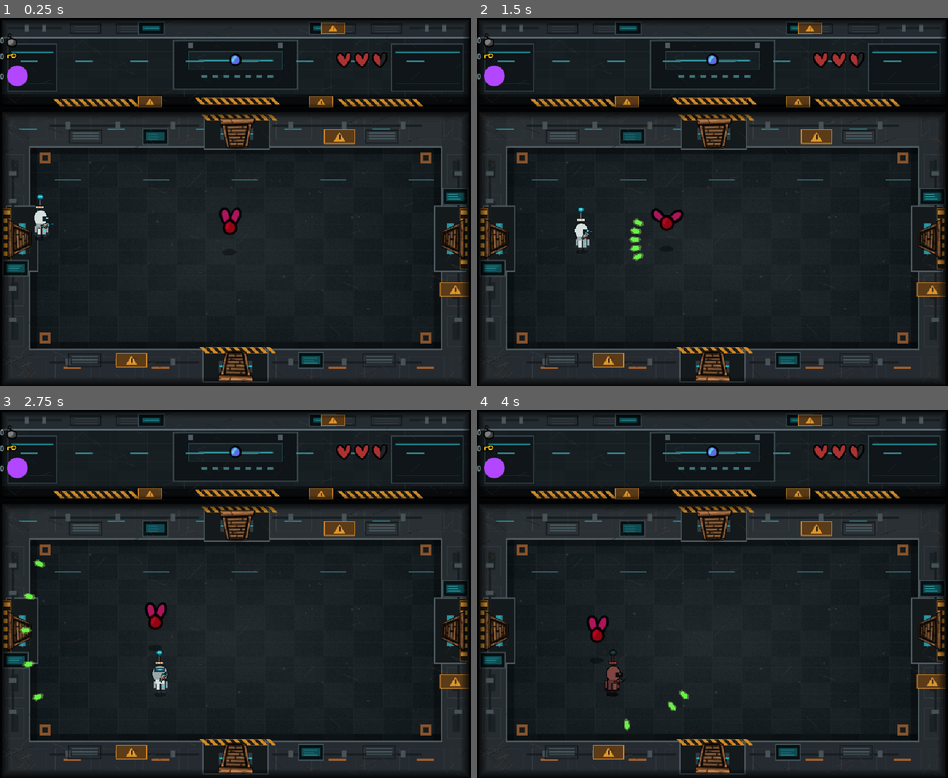
Above: before the commit, frames 1-4 (two rows, left to right).
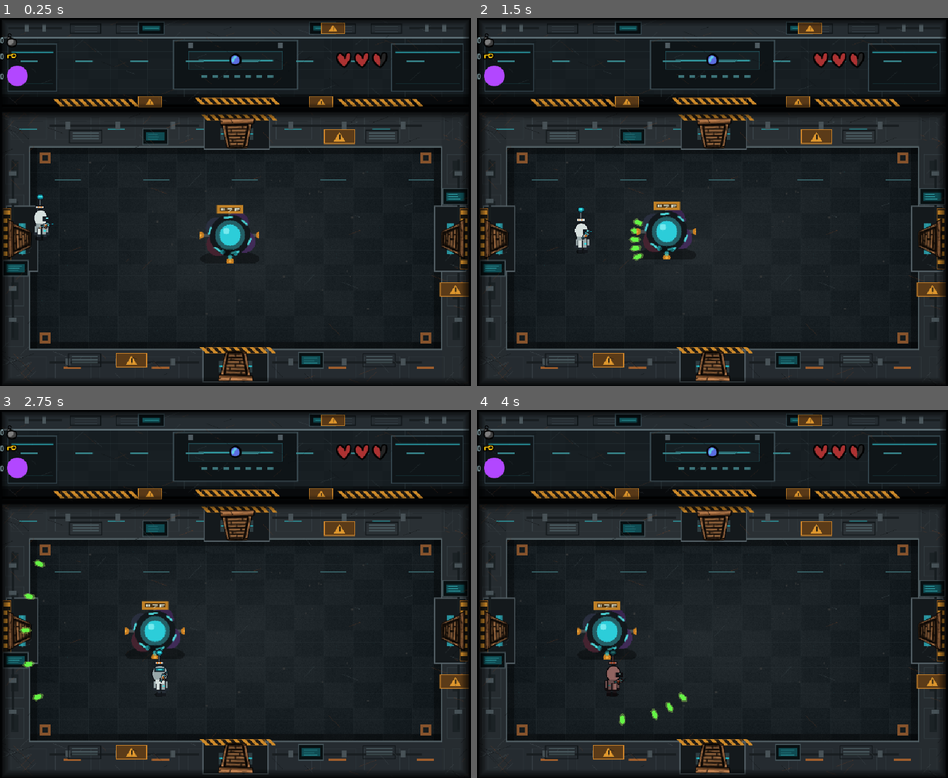
Above: after the commit, the same moments.

Repository: sjdcwejf/abandoned-lab-roguelite
Game: Godot game, scene res://tiny_wizard/room/room_types/lab_boss_room.tscn
Same seed, same stepped clock (60 frames per second), same inputs: the game is played once before the commit and once after it. This scene is started directly instead of the project's main scene.
Inputs (mouse positions are in pixels of both pictures, inside the frame that each line leads up to):
- Up to frame 1 (0.25 s): no input
- Up to frame 2 (1.5 s): tap Enter at 0.5 s; move the mouse to (816, 183) at 0.52 s; hold D (player_right) 0.53-1.28 s; tap E (drop_bomb) at 0.6 s; move the mouse to (618, 220) at 1.27 s; hold S (player_down) from 1.28 s (still down); click (618, 220) at 1.35 s
- Up to frame 3 (2.75 s): move the mouse to (282, 513) at 2.02 s; release S (player_down) at 2.03 s; hold D (player_right) from 2.03 s (still down); tap F (interact) at 2.1 s
- Up to frame 4 (4 s): move the mouse to (688, 667) at 2.77 s; release D (player_right) at 2.78 s; hold Up (player_shoot_up) 2.78-3.53 s; right-click (688, 667) at 2.85 s; move the mouse to (853, 649) at 3.52 s; hold A (player_left) from 3.53 s (still down); tap E (drop_bomb) at 3.6 s

The runs differ from the first frame. In frame 1, 0.9% of the frame differs, in the area x 42-55%, y 50-67%; in frame 2, 1.0%; in frame 3, 0.9%; in frame 4, 1.2%, in the area x 21-45%, y 52-88%.

Commit message:
Fix enemy body hitboxes

Diff:
--- a/tiny_wizard/enemies/black_fly/black_fly.tscn
+++ b/tiny_wizard/enemies/black_fly/black_fly.tscn
@@ -2,7 +2,7 @@
 
 [ext_resource type="PackedScene" uid="uid://ckan5lwiqvq2a" path="res://top-down-shooter-core/character/character.tscn" id="1_5wxj1"]
 [ext_resource type="Script" path="res://top-down-shooter-core/character/character_stats/character_stats.gd" id="2_72r4n"]
-[ext_resource type="Texture2D" uid="uid://b407xmjgfwcb6" path="res://tiny_wizard/assets/placeholder_art/fly.png" id="2_blmnv"]
+[ext_resource type="Texture2D" path="res://tiny_wizard/assets/art/enemies/leaking_floater_sheet.png" id="2_blmnv"]
 [ext_resource type="Script" path="res://tiny_wizard/enemies/black_fly/Visual.gd" id="2_w4t8f"]
 [ext_resource type="Texture2D" uid="uid://cjjugml0purnn" path="res://tiny_wizard/assets/placeholder_art/shadow.png" id="3_m8u5l"]
 [ext_resource type="Script" path="res://top-down-shooter-core/character/character_stats/physics_stats.gd" id="3_x7s4q"]
@@ -49,7 +49,7 @@
 radius = 15.0923
 
 [sub_resource type="CircleShape2D" id="CircleShape2D_6gp4s"]
-radius = 7.0
+radius = 18.0
 
 [node name="BlackFly" instance=ExtResource("1_5wxj1")]
 process_mode = 4
@@ -82,4 +82,5 @@
 script = ExtResource("7_g1frr")
 
 [node name="CollisionShape2D" type="CollisionShape2D" parent="." index="2"]
+position = Vector2(0, -52)
 shape = SubResource("CircleShape2D_6gp4s")
--- /dev/null
+++ b/tiny_wizard/enemies/red_fly/crawler_visual.gd
@@ -0,0 +1,24 @@
+extends QuiverCharacterVisual
+
+
+@export var grounded_sprite_y := -30.0
+@export var tread_shake := 0.8
+@export var body_shake := 0.45
+
+var _time := 0.0
+
+@onready var animated_sprite: AnimatedSprite2D = $AnimatedSprite2D
+
+
+func update_visual(action: QuiverCharacterAction) -> void:
+	var delta := get_physics_process_delta_time()
+	_time += delta
+
+	animated_sprite.rotation = 0.0
+	if action.moving_direction.length() > 0.01:
+		animated_sprite.position = Vector2(
+			sin(_time * 36.0) * body_shake,
+			grounded_sprite_y + sin(_time * 28.0) * tread_shake
+		)
+	else:
+		animated_sprite.position = Vector2(0.0, grounded_sprite_y)
--- a/tiny_wizard/enemies/red_fly/red_fly.tscn
+++ b/tiny_wizard/enemies/red_fly/red_fly.tscn
@@ -2,10 +2,10 @@
 
 [ext_resource type="PackedScene" uid="uid://ckan5lwiqvq2a" path="res://top-down-shooter-core/character/character.tscn" id="1_5wxj1"]
 [ext_resource type="Script" path="res://top-down-shooter-core/character/character_stats/character_stats.gd" id="2_72r4n"]
-[ext_resource type="Script" path="res://tiny_wizard/enemies/black_fly/Visual.gd" id="2_w4t8f"]
+[ext_resource type="Script" path="res://tiny_wizard/enemies/red_fly/crawler_visual.gd" id="2_w4t8f"]
 [ext_resource type="Script" path="res://top-down-shooter-core/character/character_stats/physics_stats.gd" id="3_acbgk"]
 [ext_resource type="Texture2D" uid="uid://cjjugml0purnn" path="res://tiny_wizard/assets/placeholder_art/shadow.png" id="3_m8u5l"]
-[ext_resource type="Texture2D" uid="uid://c20wpkdou740u" path="res://tiny_wizard/assets/placeholder_art/red_fly.png" id="5_sbtwb"]
+[ext_resource type="Texture2D" path="res://tiny_wizard/assets/art/enemies/maintenance_crawler_sheet.png" id="5_sbtwb"]
 [ext_resource type="Script" path="res://tiny_wizard/enemies/red_fly/red_fly_behavior.gd" id="7_a27uj"]
 [ext_resource type="PackedScene" uid="uid://c81dr52jie1dv" path="res://tiny_wizard/enemies/red_fly/red_fly_weapon.tscn" id="7_g7bvv"]
 [ext_resource type="PackedScene" uid="uid://cbx5e1m0wvfyn" path="res://top-down-shooter-core/character/behavior/behavior_modules/player_detector.tscn" id="8_8aefy"]
@@ -53,7 +53,7 @@
 radius = 253.333
 
 [sub_resource type="CircleShape2D" id="CircleShape2D_6gp4s"]
-radius = 7.0
+radius = 16.0
 
 [node name="RedFly" instance=ExtResource("1_5wxj1")]
 process_mode = 4
@@ -69,7 +69,7 @@
 script = ExtResource("2_w4t8f")
 
 [node name="AnimatedSprite2D" type="AnimatedSprite2D" parent="Visual" index="0"]
-position = Vector2(0, -52)
+position = Vector2(0, -30)
 sprite_frames = SubResource("SpriteFrames_63q4l")
 autoplay = "default"
 
@@ -95,4 +95,5 @@
 shape = SubResource("CircleShape2D_qgtul")
 
 [node name="CollisionShape2D" type="CollisionShape2D" parent="." index="2"]
+position = Vector2(0, -30)
 shape = SubResource("CircleShape2D_6gp4s")
--- a/tiny_wizard/room/room_types/lab_boss_room.tscn
+++ b/tiny_wizard/room/room_types/lab_boss_room.tscn
@@ -8,6 +8,7 @@
 [ext_resource type="PackedScene" path="res://tiny_wizard/interactable_objects/black_hole/black_hole.tscn" id="6_black_hole"]
 [ext_resource type="Script" path="res://tiny_wizard/enemies/fusion_boss/fusion_boss.gd" id="7_fusion_boss"]
 [ext_resource type="Script" path="res://tiny_wizard/enemies/fusion_boss/fusion_boss_behavior.gd" id="8_fusion_behavior"]
+[ext_resource type="Texture2D" path="res://tiny_wizard/assets/art/enemies/fusion_07f_boss_sheet.png" id="9_fusion_07f"]
 
 [sub_resource type="Resource" id="Resource_boss_stats"]
 resource_local_to_scene = true
@@ -25,11 +26,36 @@
 [sub_resource type="CircleShape2D" id="CircleShape2D_boss_detector"]
 radius = 520.0
 
+[sub_resource type="CircleShape2D" id="CircleShape2D_boss_hitbox"]
+radius = 28.0
+
+[sub_resource type="AtlasTexture" id="AtlasTexture_fusion_07f_a"]
+atlas = ExtResource("9_fusion_07f")
+region = Rect2(0, 0, 96, 96)
+
+[sub_resource type="AtlasTexture" id="AtlasTexture_fusion_07f_b"]
+atlas = ExtResource("9_fusion_07f")
+region = Rect2(96, 0, 96, 96)
+
+[sub_resource type="SpriteFrames" id="SpriteFrames_fusion_07f"]
+animations = [{
+"frames": [{
+"duration": 1.0,
+"texture": SubResource("AtlasTexture_fusion_07f_a")
+}, {
+"duration": 1.0,
+"texture": SubResource("AtlasTexture_fusion_07f_b")
+}],
+"loop": true,
+"name": &"default",
+"speed": 8.0
+}]
+
 [node name="Room" instance=ExtResource("1_room")]
 script = ExtResource("5_boss_script")
 
 [node name="PrototypeBoss" parent="Enemies" index="0" instance=ExtResource("2_boss")]
-modulate = Color(1, 0.28, 0.36, 1)
+modulate = Color(1, 1, 1, 1)
 position = Vector2(512, 310)
 scale = Vector2(1.35, 1.35)
 script = ExtResource("7_fusion_boss")
@@ -42,7 +68,15 @@
 green_blood_splatter_scale = 1.6
 
 [node name="Visual" parent="Enemies/PrototypeBoss" index="0"]
-modulate = Color(0.85, 0.35, 1, 1)
+modulate = Color(1, 1, 1, 1)
+
+[node name="AnimatedSprite2D" parent="Enemies/PrototypeBoss/Visual" index="0"]
+position = Vector2(0, -56)
+sprite_frames = SubResource("SpriteFrames_fusion_07f")
+
+[node name="CollisionShape2D" parent="Enemies/PrototypeBoss" index="2"]
+position = Vector2(0, -56)
+shape = SubResource("CircleShape2D_boss_hitbox")
 
 [node name="Behavior" parent="Enemies/PrototypeBoss" index="1"]
 script = ExtResource("8_fusion_behavior")
--- a/tiny_wizard/room/room_types/lab_tutorial_boss_room.tscn
+++ b/tiny_wizard/room/room_types/lab_tutorial_boss_room.tscn
@@ -8,6 +8,7 @@
 [ext_resource type="PackedScene" path="res://tiny_wizard/interactable_objects/black_hole/black_hole.tscn" id="6_black_hole"]
 [ext_resource type="Script" path="res://tiny_wizard/enemies/fusion_boss/fusion_boss.gd" id="7_fusion_boss"]
 [ext_resource type="Script" path="res://tiny_wizard/enemies/fusion_boss/fusion_boss_behavior.gd" id="8_fusion_behavior"]
+[ext_resource type="Texture2D" path="res://tiny_wizard/assets/art/enemies/fusion_07f_boss_sheet.png" id="9_fusion_07f"]
 
 [sub_resource type="Resource" id="Resource_tutorial_boss_stats"]
 resource_local_to_scene = true
@@ -25,13 +26,38 @@
 [sub_resource type="CircleShape2D" id="CircleShape2D_boss_detector"]
 radius = 520.0
 
+[sub_resource type="CircleShape2D" id="CircleShape2D_boss_hitbox"]
+radius = 28.0
+
+[sub_resource type="AtlasTexture" id="AtlasTexture_fusion_07f_a"]
+atlas = ExtResource("9_fusion_07f")
+region = Rect2(0, 0, 96, 96)
+
+[sub_resource type="AtlasTexture" id="AtlasTexture_fusion_07f_b"]
+atlas = ExtResource("9_fusion_07f")
+region = Rect2(96, 0, 96, 96)
+
+[sub_resource type="SpriteFrames" id="SpriteFrames_fusion_07f"]
+animations = [{
+"frames": [{
+"duration": 1.0,
+"texture": SubResource("AtlasTexture_fusion_07f_a")
+}, {
+"duration": 1.0,
+"texture": SubResource("AtlasTexture_fusion_07f_b")
+}],
+"loop": true,
+"name": &"default",
+"speed": 8.0
+}]
+
 [node name="Room" instance=ExtResource("1_base_room")]
 script = ExtResource("2_script")
 lab_room_type = "tutorial_boss"
 lab_room_label = "A-03 回收室"
 
 [node name="PrototypeBoss" parent="Enemies" index="0" instance=ExtResource("3_boss")]
-modulate = Color(1, 0.28, 0.36, 1)
+modulate = Color(1, 1, 1, 1)
 position = Vector2(512, 310)
 scale = Vector2(1.35, 1.35)
 script = ExtResource("7_fusion_boss")
@@ -44,7 +70,15 @@
 green_blood_splatter_scale = 1.6
 
 [node name="Visual" parent="Enemies/PrototypeBoss" index="0"]
-modulate = Color(0.85, 0.35, 1, 1)
+modulate = Color(1, 1, 1, 1)
+
+[node name="AnimatedSprite2D" parent="Enemies/PrototypeBoss/Visual" index="0"]
+position = Vector2(0, -56)
+sprite_frames = SubResource("SpriteFrames_fusion_07f")
+
+[node name="CollisionShape2D" parent="Enemies/PrototypeBoss" index="2"]
+position = Vector2(0, -56)
+shape = SubResource("CircleShape2D_boss_hitbox")
 
 [node name="Behavior" parent="Enemies/PrototypeBoss" index="1"]
 script = ExtResource("8_fusion_behavior")
Binary file added: tiny_wizard/assets/art/enemies/fusion_07f_boss_sheet.png
Binary file added: tiny_wizard/assets/art/enemies/leaking_floater_sheet.png
Binary file added: tiny_wizard/assets/art/enemies/maintenance_crawler_sheet.png
Binary file added: tiny_wizard/assets/concept/enemy_implementation_actual.png
Binary file added: tiny_wizard/assets/concept/enemy_implementation_mockup.png
Not shown, added: tiny_wizard/enemies/red_fly/crawler_visual.gd.uid
Not shown: 1 places in tiny_wizard/room/room_types/lab_boss_room.tscn that only renumber resources
Not shown: 1 places in tiny_wizard/room/room_types/lab_tutorial_boss_room.tscn that only renumber resources
Not shown, changed: CHANGELOG.md
